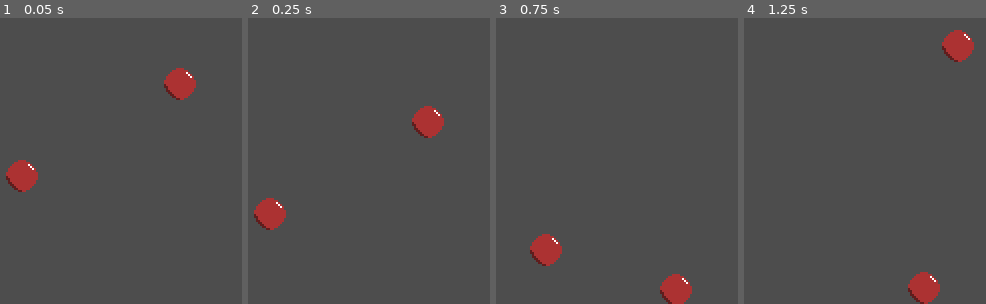
Above: before the commit, frames 1-4 (left to right).
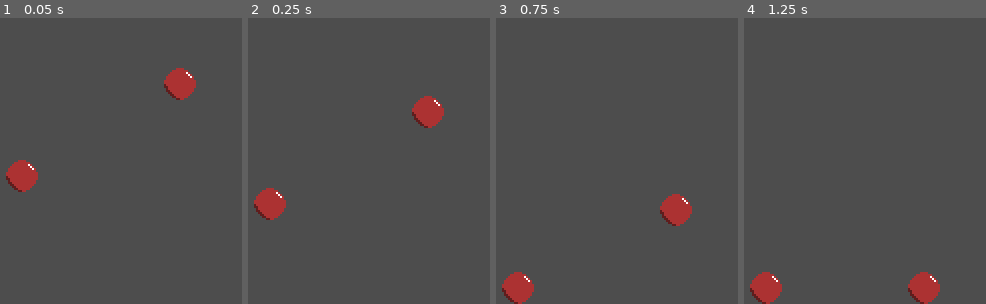
Above: after the commit, the same moments.

Repository: Team-Skeejy/ld55_summoning
Game: Godot game, scene res://scenes/entities/test.tscn
Two runs of this game, one before a commit and one after it. Both use one fixed random seed, a clock stepped at 60 frames per second and the inputs below. This scene is started directly instead of the project's main scene.
Inputs (mouse positions are in pixels of both pictures, inside the frame that each line leads up to):
- Up to frame 1 (0.05 s): no input
- Up to frame 2 (0.25 s): no input
- Up to frame 3 (0.75 s): tap Enter at 0.5 s; drag from (517, 289) to (675, 43) at 0.52 s
- Up to frame 4 (1.25 s): no input

Frame 1 is identical in both runs. In frame 2, 2.0% of the frame differs, in the area x 2-81%, y 27-75%; in frame 3, 4.3%, in the area x 2-81%, y 61-100%; in frame 4, 2.2%.

Commit message:
gravity now works with the thingo

Diff:
--- a/project.godot
+++ b/project.godot
@@ -48,7 +48,7 @@
 [physics]
 
 2d/run_on_separate_thread=true
-2d/default_linear_damp=5.0
+2d/default_linear_damp=10.0
 
 [rendering]
 
--- a/scenes/entities/behaviours/draggable.gd
+++ b/scenes/entities/behaviours/draggable.gd
@@ -4,8 +4,9 @@
 
 var dragging: bool = false
 var force_multiplier: float = 1000
-var deadzone: float = 1
-var deadzone_falloff: float = 50
+var torque_multiplier: float = 1000
+
+var _drag_pos: Vector2 = Vector2.ZERO
 
 func _ready() -> void:
 	parent.input_event.connect(on_input_event)
@@ -15,6 +16,7 @@
 		var ev: InputEventMouseButton = event as InputEventMouseButton
 		if ev.pressed && ev.button_index == 1:
 			dragging = true
+			_drag_pos = parent.get_local_mouse_position()
 	# elif event is InputEventScreenTouch:
 	# 	var ev: InputEventScreenTouch = event as InputEventScreenTouch
 	# 	if ev.pressed && ev.index == 1:
@@ -34,15 +36,14 @@
 	# 		dragging = false
 
 
-func _physics_process(delta: float) -> void:
+func _physics_process(_delta: float) -> void:
 	if !dragging: return
-	var mouse_delta: Vector2 = parent.get_global_mouse_position() - parent.global_position
+	var drag_pos_relative_to_global: Vector2 = _drag_pos.rotated(parent.get_transform().get_rotation())
+	var mouse_delta: Vector2 = parent.get_global_mouse_position() - parent.global_position - drag_pos_relative_to_global
+	var angle: float = Vector2.UP.angle_to(drag_pos_relative_to_global)
 
+	var force: Vector2 = mouse_delta * force_multiplier
+	var torque: float = -angle * torque_multiplier
 
-	var force: Vector2 = mouse_delta * force_multiplier * delta
-	var til_deadzone: float = mouse_delta.length() - deadzone
-	var normalised_force_curve: float = clampf(til_deadzone, 0, deadzone_falloff) / deadzone_falloff
-	var falloff_applied: Vector2 = force.lerp(Vector2.ZERO, 1 - normalised_force_curve)
-
-	parent.apply_impulse(falloff_applied)
-	# parent.apply_impulse(Vector2.ONE)
+	parent.apply_force(force)
+	parent.apply_torque(torque)
